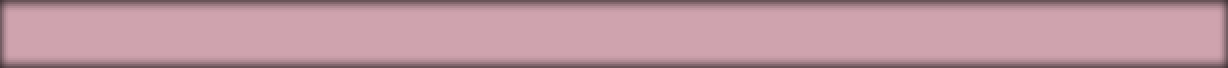
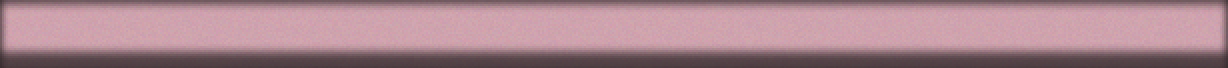
The second 1228×68 image is a revision of the first. Changes to its layers:
added layer "Ebene 1 copy" above "Ebene 1" over box(0, 0, 1228, 68)
hid "Ebene 1" over box(0, 0, 1228, 68)
